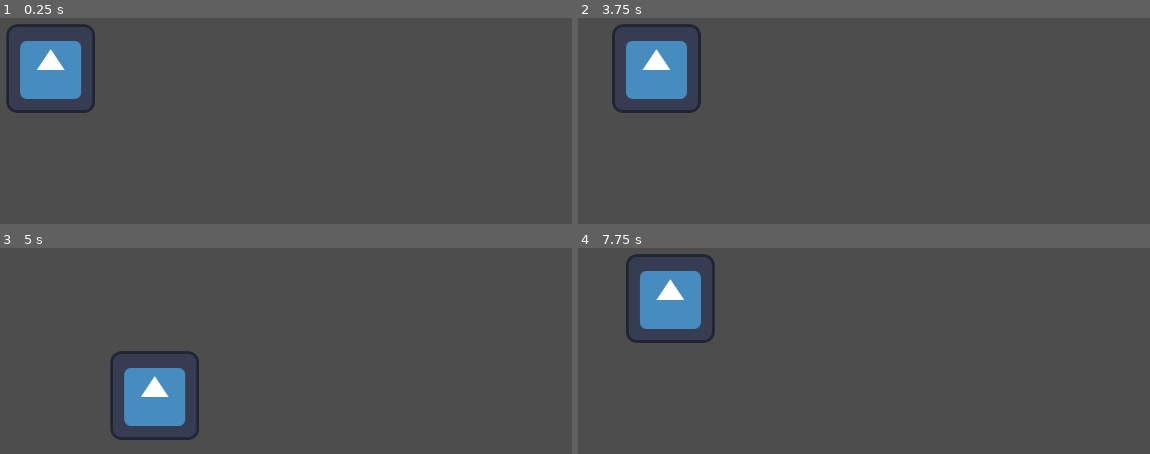
Above: before the commit, frames 1-4 (two rows, left to right).
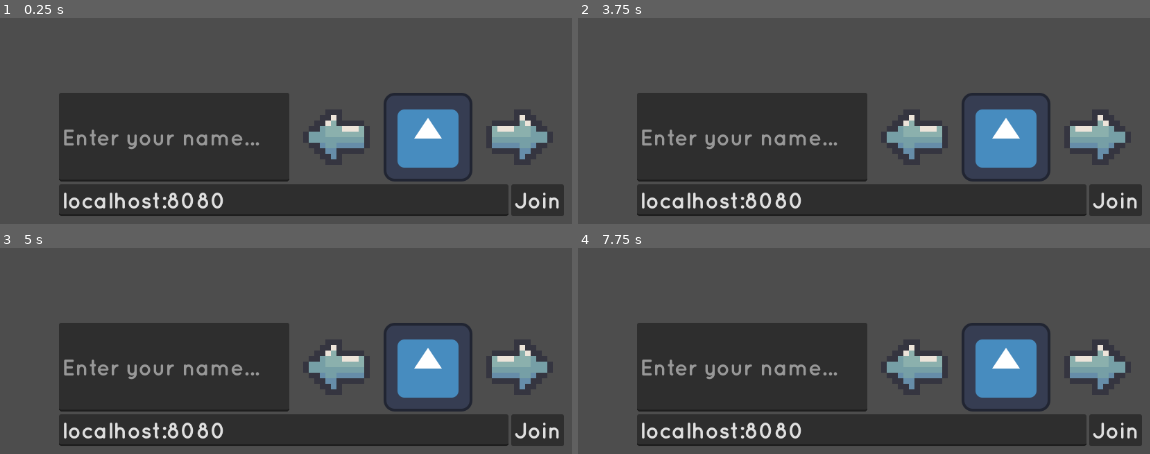
Above: after the commit, the same moments.

Repository: HedgeLizards/gobble
Game: Godot game, scene res://scenes/menu.tscn
Same seed, same stepped clock (60 frames per second), same inputs: the game is played once before the commit and once after it. Before the commit the project starts from res://scenes/game.tscn. The engine's default icon, where the game draws it, is replaced by a stand-in: a white triangle on a blue panel in a dark square.
Inputs (mouse positions are in pixels of both pictures, inside the frame that each line leads up to):
- Up to frame 1 (0.25 s): no input
- Up to frame 2 (3.75 s): click (915, 137) at 0.52 s; click (1115, 199) at 1.25 s, where only the run after the commit has a clickable "Join"; click (1098, 137) at 2.02 s; click (1098, 137) at 2.77 s; tap Enter at 3.5 s; hold D (east) from 3.53 s (still down)
- Up to frame 3 (5 s): release D (east) at 4.28 s; hold S (south) from 4.28 s (still down)
- Up to frame 4 (7.75 s): release S (south) at 5.03 s; hold D (east) 5.03-5.78 s; hold W (north) 5.78-6.53 s; hold A (west) from 6.53 s (still down)

The runs differ from the first frame. In frame 1, 40% of the frame differs, in the area x 1-99%, y 2-97%; in frame 2, 40%; in frame 3, 36%; in frame 4, 39%.

Commit message:
Add a default Menu scene and split a WebSocket autoload from Game

Diff:
--- a/client/project.godot
+++ b/client/project.godot
@@ -11,9 +11,13 @@
 [application]
 
 config/name="gobble"
-run/main_scene="res://scenes/game.tscn"
+run/main_scene="res://scenes/menu.tscn"
 config/features=PackedStringArray("4.3", "GL Compatibility")
 config/icon="res://icon.svg"
+
+[autoload]
+
+WebSocket="*res://scripts/web_socket.gd"
 
 [debug]
 
--- /dev/null
+++ b/client/scenes/menu.tscn
@@ -0,0 +1,78 @@
+[gd_scene load_steps=5 format=3 uid="uid://iosc17jma51k"]
+
+[ext_resource type="Script" path="res://scripts/menu.gd" id="1_fc1m7"]
+[ext_resource type="Texture2D" uid="uid://ujhf7x4lgmp0" path="res://assets/UI/Arrow.png" id="2_cw6uy"]
+[ext_resource type="Texture2D" uid="uid://d3ke8yigymepn" path="res://icon.svg" id="2_otxh6"]
+[ext_resource type="FontFile" uid="uid://mo6xk7y1horc" path="res://assets/UI/Quicksand-Bold.otf" id="5_dh7dy"]
+
+[node name="Menu" type="Control"]
+layout_mode = 3
+anchors_preset = 8
+anchor_left = 0.5
+anchor_top = 0.5
+anchor_right = 0.5
+anchor_bottom = 0.5
+grow_horizontal = 2
+grow_vertical = 2
+script = ExtResource("1_fc1m7")
+
+[node name="VBoxContainer" type="VBoxContainer" parent="."]
+layout_mode = 1
+anchors_preset = 8
+anchor_left = 0.5
+anchor_top = 0.5
+anchor_right = 0.5
+anchor_bottom = 0.5
+offset_left = -145.0
+offset_top = -25.0
+offset_right = 145.0
+offset_bottom = 25.0
+grow_horizontal = 2
+grow_vertical = 2
+
+[node name="Identity" type="HBoxContainer" parent="VBoxContainer"]
+layout_mode = 2
+
+[node name="Name" type="LineEdit" parent="VBoxContainer/Identity"]
+layout_mode = 2
+theme_override_constants/minimum_character_width = 12
+theme_override_fonts/font = ExtResource("5_dh7dy")
+theme_override_font_sizes/font_size = 32
+placeholder_text = "Enter your name..."
+
+[node name="Previous" type="TextureButton" parent="VBoxContainer/Identity"]
+texture_filter = 1
+custom_minimum_size = Vector2(128, 128)
+layout_mode = 2
+texture_normal = ExtResource("2_cw6uy")
+stretch_mode = 0
+
+[node name="Sprite" type="TextureRect" parent="VBoxContainer/Identity"]
+layout_mode = 2
+texture = ExtResource("2_otxh6")
+
+[node name="Next" type="TextureButton" parent="VBoxContainer/Identity"]
+texture_filter = 1
+custom_minimum_size = Vector2(128, 128)
+layout_mode = 2
+texture_normal = ExtResource("2_cw6uy")
+stretch_mode = 0
+flip_h = true
+
+[node name="Connection" type="HBoxContainer" parent="VBoxContainer"]
+layout_mode = 2
+
+[node name="Host" type="LineEdit" parent="VBoxContainer/Connection"]
+layout_mode = 2
+size_flags_horizontal = 3
+theme_override_fonts/font = ExtResource("5_dh7dy")
+theme_override_font_sizes/font_size = 32
+text = "localhost:8080"
+
+[node name="Join" type="Button" parent="VBoxContainer/Connection"]
+layout_mode = 2
+theme_override_fonts/font = ExtResource("5_dh7dy")
+theme_override_font_sizes/font_size = 32
+text = "Join"
+
+[connection signal="pressed" from="VBoxContainer/Connection/Join" to="." method="_on_join_pressed"]
--- a/client/scripts/game.gd
+++ b/client/scripts/game.gd
@@ -1,50 +1,29 @@
-extends Node
-
-var socket: WebSocketPeer = WebSocketPeer.new()
-var has_introduced: bool = false
+extends Node2D
 
 const PLAYER = preload("res://scenes/player.tscn")
 
 func _ready():
-	socket.connect_to_url('ws://localhost:8080')
+	WebSocket.send({
+		"type": "introduction",
+		"player": WebSocket.local_player_name,
+		"pos": [%Me.position.x, %Me.position.y]
+	})
 
 func _physics_process(delta):
-	socket.poll()
+	WebSocket.send({
+		"type": "player",
+		"pos": [%Me.position.x, %Me.position.y]
+	})
 
-	match socket.get_ready_state():
-		WebSocketPeer.STATE_OPEN:
-			if not has_introduced:
-				send({
-					"type": "introduction",
-					"player": %Me.playername,
-					"pos": [%Me.position.x, %Me.position.y]
-				})
-				has_introduced = true
-			send({
-				"type": "player",
-				"pos": [%Me.position.x, %Me.position.y]
-			})
-			while socket.get_available_packet_count() > 0:
-				var text: String = socket.get_packet().get_string_from_utf8()
-				#print(text)
-				var data = JSON.parse_string(text)
-				if data["type"] == "state":
-					for node in %Players.get_children():
-						node.queue_free()
-					for name in data["players"]:
-						if name == %Me.playername:
-							continue
-						var player_data = data["players"][name]
-						var player = PLAYER.instantiate()
-						player.position.x = player_data["pos"][0]
-						player.position.y = player_data["pos"][1]
-						%Players.add_child(player)
-
-
-		WebSocketPeer.STATE_CLOSED:
-			print(socket.get_close_code())
-
-			set_process(false)
-
-func send(data):
-	socket.send_text(JSON.stringify(data))
+func process_data(data):
+	if data["type"] == "state":
+		for node in %Players.get_children():
+			node.queue_free()
+		for name in data["players"]:
+			if name == WebSocket.local_player_name:
+				continue
+			var player_data = data["players"][name]
+			var player = PLAYER.instantiate()
+			player.position.x = player_data["pos"][0]
+			player.position.y = player_data["pos"][1]
+			%Players.add_child(player)
--- /dev/null
+++ b/client/scripts/menu.gd
@@ -0,0 +1,10 @@
+extends Control
+
+func _on_join_pressed():
+	var local_player_name = $VBoxContainer/Identity/Name.text
+
+	if local_player_name.is_empty():
+		return
+
+	WebSocket.local_player_name = local_player_name
+	WebSocket.connect_to_host($VBoxContainer/Connection/Host.text)
--- a/client/scripts/player.gd
+++ b/client/scripts/player.gd
@@ -1,13 +1,6 @@
 extends CharacterBody2D
 
+const speed := 200.0
 
-var playername: String
-var speed = 200
-# Called when the node enters the scene tree for the first time.
-func _ready():
-	playername = "player" + str(randi()) # todo: random name gen or choosing
-
-
-# Called every frame. 'delta' is the elapsed time since the previous frame.
 func _physics_process(delta):
 	move_and_collide(Input.get_vector("west", "east", "north", "south") * delta * speed)
--- /dev/null
+++ b/client/scripts/web_socket.gd
@@ -0,0 +1,38 @@
+extends Node
+
+var socket = WebSocketPeer.new()
+var local_player_name
+var connecting = true
+
+func _ready():
+	set_physics_process(false)
+
+func connect_to_host(host):
+	var result = socket.connect_to_url('ws://' + host)
+
+	if result != Error.OK:
+		print(result)
+
+	set_physics_process(true)
+
+func _physics_process(delta):
+	socket.poll()
+
+	match socket.get_ready_state():
+		WebSocketPeer.STATE_OPEN:
+			if connecting:
+				connecting = false
+
+				get_tree().change_scene_to_packed(preload('res://scenes/game.tscn'))
+			else:
+				while socket.get_available_packet_count() > 0:
+					$'../Game'.process_data(JSON.parse_string(socket.get_packet().get_string_from_utf8()))
+		WebSocketPeer.STATE_CLOSED:
+			print(socket.get_close_reason())
+
+			get_tree().change_scene_to_packed(preload('res://scenes/menu.tscn'))
+
+			set_physics_process(false)
+
+func send(data):
+	socket.send_text(JSON.stringify(data))
Not shown, added: client/assets/Knights/Arthur_body.png.import
Not shown, added: client/assets/Knights/Arthur_sword.png.import
Not shown, added: client/assets/Knights/Chest_idle.png.import
Binary file added: client/assets/UI/Arrow.png
Not shown, added: client/assets/UI/Arrow.png.import
Binary file added: client/assets/UI/Quicksand-Bold.otf
Not shown, added: client/assets/UI/Quicksand-Bold.otf.import
Not shown: 2 places in client/scenes/game.tscn that only renumber resources
Not shown, changed: server/package.json
Not shown, added: server/pnpm-lock.yaml
